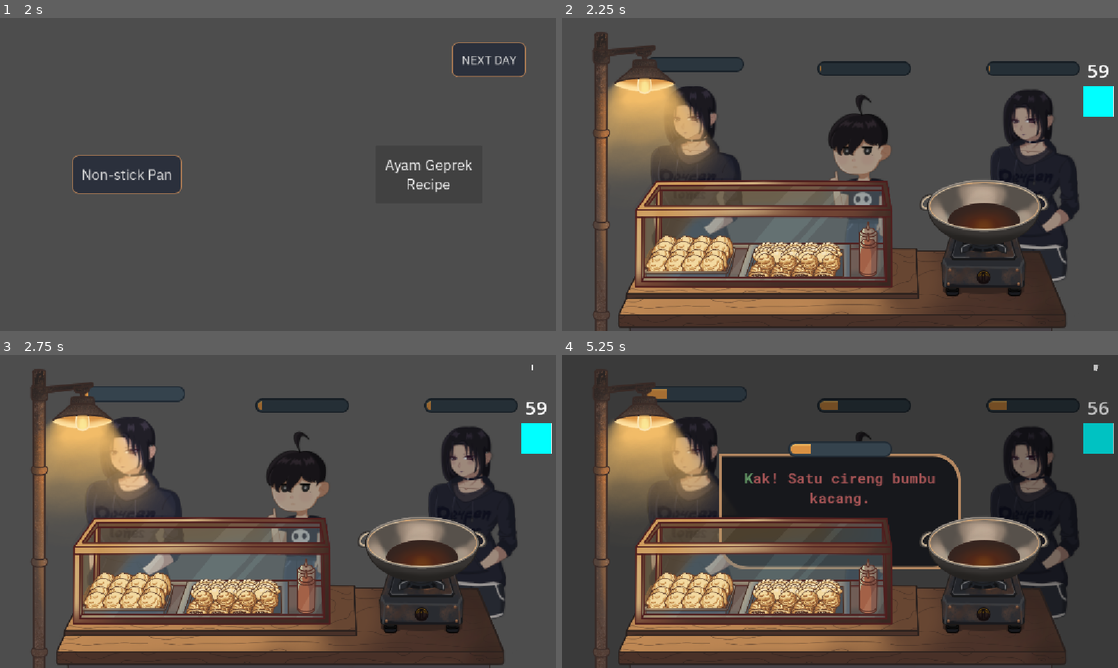
Above: before the commit, frames 1-4 (two rows, left to right).
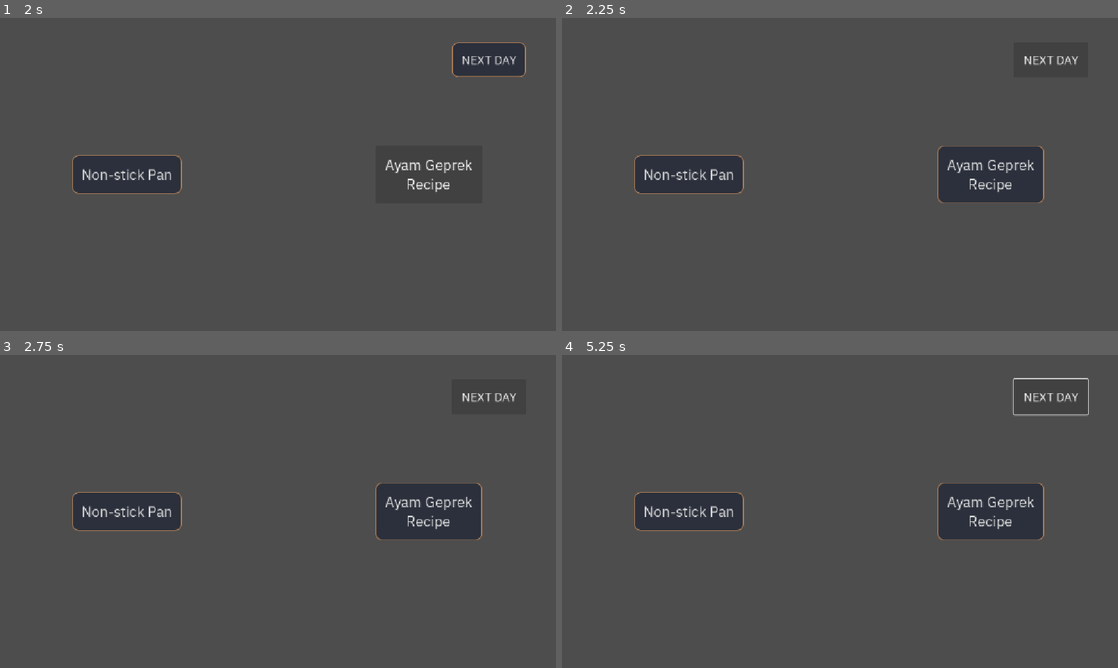
Above: after the commit, the same moments.

Repository: mfauzanmfn/Cold-Fall
Game: Godot game, scene res://scenes/upgrade_scene.tscn
The game is run twice, just before and just after one commit, with the same random seed, the same clock (stepped at 60 frames per second) and the same inputs. The project has no main scene, so this scene is started directly. Sound files missing from this copy of the repository are replaced by a short silence.
Inputs (mouse positions are in pixels of both pictures, inside the frame that each line leads up to):
- Up to frame 1 (2 s): click "Non-stick Pan" at 0.5 s; click "Ayam Geprek Recipe" at 1.25 s
- Up to frame 2 (2.25 s): click "NEXT DAY" at 2 s
- Up to frame 3 (2.75 s): no input
- Up to frame 4 (5.25 s): click (1051, 395) at 2.75 s, where only the run after the commit has a clickable "NEXT DAY"; tap Enter (ui_accept) at 3.5, 3.77, 4.52, 5 s; hold Right (switch_right) 3.53-4.28 s; hold Left (switch_left) 4.28-5.03 s; hold Right (switch_right) from 5.03 s (still down)

Frame 1 is identical in both runs. In frame 2, 48% of the frame differs, in the area x 5-100%, y 4-100%; in frame 3, 47%; in frame 4, 55%, in the area x 5-100%, y 3-100%.
Error after the commit: Parse Error: Identifier "SceneManager" not declared in the current scope. (res://scripts/upgrade_Script.gd:47)

Commit message:
nambah kode untuk bisa raih epilogue

Diff:
--- a/scripts/upgrade_Script.gd
+++ b/scripts/upgrade_Script.gd
@@ -7,10 +7,14 @@
 @onready var click_sound = load(SoundLibrary.button_click)
 # Called when the node enters the scene tree for the first time.
 func _ready() -> void:
+	if Player_Data.income > 4000:
+		Player_Data.current_phase = "PHS_03"
+	elif Player_Data.income > 9999:
+		Player_Data.current_phase = "PHS_04"
 	options_panel.visible = false
 	_connect_all_buttons(self)
-	if Player_Data.is_new_game:
-		Player_Data.is_new_game = false
+	if Player_Data.is_tutorial:
+		Player_Data.is_tutorial = false
 
 
 # Called every frame. 'delta' is the elapsed time since the previous frame.
@@ -36,16 +40,11 @@
 		dim_overlay.visible = !dim_overlay.visible
 		options_panel.visible = !options_panel.visible
 
-func _on_non_stick_pan_pressed() -> void:
-	Player_Data.typo_shield == true
-
-
-func _on_ayam_geprek_recipe_pressed() -> void:
-	if not OrdersPool.unlocked_groups.has("Ayam"):
-		OrdersPool.unlocked_groups.append("Ayam")
-
 func _on_texture_button_pressed() -> void:
-	get_tree().change_scene_to_file("res://scenes/typing_scene.tscn")
+	if Player_Data.current_phase == "PHS_04":
+		get_tree().change_scene_to_file("res://scenes/epilogue.tscn")
+	else:
+		get_tree().change_scene_to_file(SceneManager.SCENES["typing_scene"])
 
 
 
